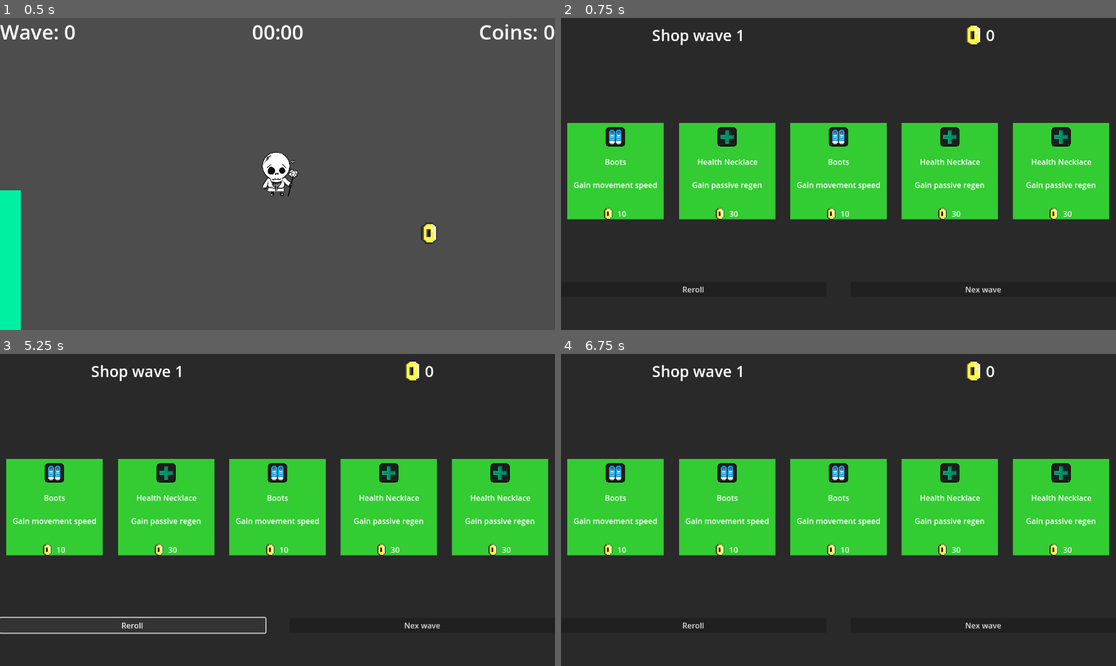
Above: before the commit, frames 1-4 (two rows, left to right).
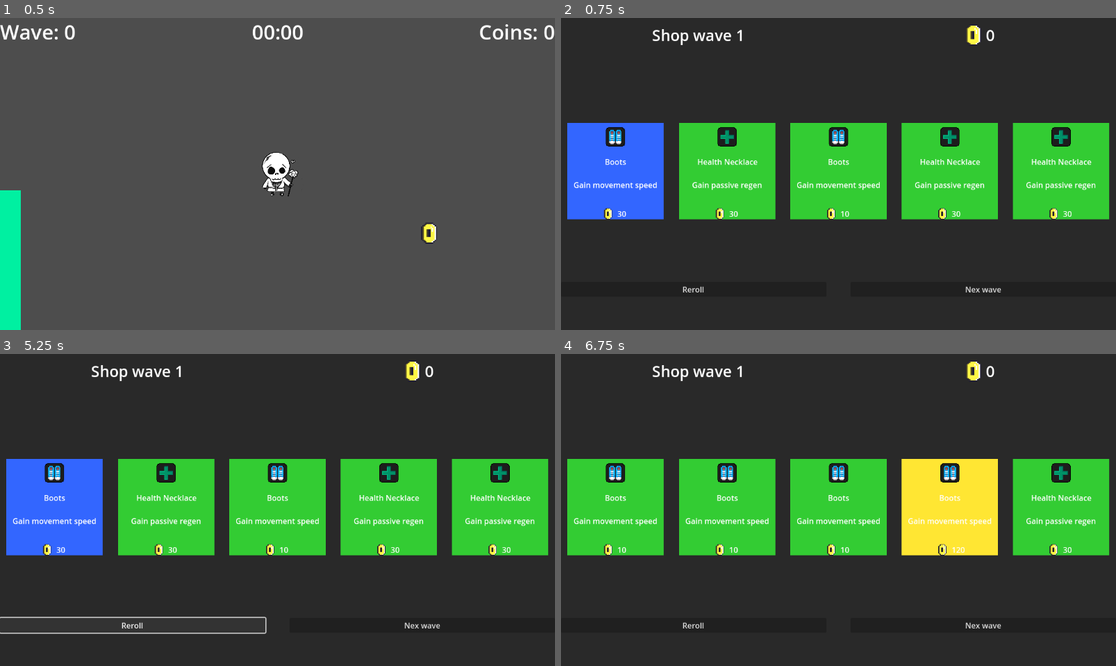
Above: after the commit, the same moments.

Repository: PoloLoveTaco/One-Month-Game-Jam
Game: Godot game, scene res://Scenes/test.tscn
Same seed, same stepped clock (60 frames per second), same inputs: the game is played once before the commit and once after it.
Inputs (mouse positions are in pixels of both pictures, inside the frame that each line leads up to):
- Up to frame 1 (0.5 s): no input
- Up to frame 2 (0.75 s): hold Right (right) from 0.53 s (still down); hold T (tmp) from 0.53 s (still down)
- Up to frame 3 (5.25 s): release Right (right) at 1.25 s; release T (tmp) at 1.25 s; click (61, 460) at 1.25 s; click (172, 460) at 2 s; click (283, 460) at 2.75 s; click (394, 460) at 3.5 s; click (505, 460) at 4.25 s; click "Reroll" at 5 s
- Up to frame 4 (6.75 s): click "Nex wave" at 5.75 s; tap Enter at 6.5 s; hold Down (down) from 6.53 s (still down); tap T (tmp) at 6.6 s

Frame 1 is identical in both runs. In frame 2, 5.1% of the frame differs, in the area x 1-19%, y 33-65%; in frame 3, 5.1%; in frame 4, 5.2%, in the area x 61-79%, y 33-65%.

Commit message:
+ upgrades

Diff:
--- a/Scenes/shop.tscn
+++ b/Scenes/shop.tscn
@@ -1,11 +1,14 @@
-[gd_scene load_steps=8 format=3 uid="uid://bevrq14voxgdi"]
+[gd_scene load_steps=11 format=3 uid="uid://bevrq14voxgdi"]
 
 [ext_resource type="Script" uid="uid://dilto30o4ij66" path="res://Scripts/shop.gd" id="1_fdj0q"]
 [ext_resource type="Script" uid="uid://ceatpya8csule" path="res://Scripts/upgrade_data.gd" id="2_k6jq0"]
 [ext_resource type="Resource" uid="uid://ds2ij55yopx6t" path="res://Scripts/Resources/ItemData/boots_commun.tres" id="3_3ps1r"]
 [ext_resource type="Resource" uid="uid://6amo8rdbcgme" path="res://Scripts/Resources/ItemData/health_necklace_commun.tres" id="4_3ps1r"]
+[ext_resource type="Resource" uid="uid://d4ccryp050cl8" path="res://Scripts/Resources/ItemData/boots_rare.tres" id="4_tyrku"]
 [ext_resource type="Texture2D" uid="uid://fwurp47bgqcb" path="res://Assets/coin.png" id="4_ymrm4"]
+[ext_resource type="Resource" uid="uid://ctsuxl0ehcmxo" path="res://Scripts/Resources/ItemData/boots_epic.tres" id="5_5xp22"]
 [ext_resource type="PackedScene" uid="uid://c7jqxbr2j6tsi" path="res://Scenes/shop_item.tscn" id="5_k6jq0"]
+[ext_resource type="Resource" uid="uid://d0uyy4sys06d4" path="res://Scripts/Resources/ItemData/boots_leg.tres" id="6_ow1eo"]
 
 [sub_resource type="StyleBoxFlat" id="StyleBoxFlat_0c07c"]
 bg_color = Color(0.16206557, 0.1620656, 0.16206548, 1)
@@ -19,7 +22,7 @@
 grow_horizontal = 2
 grow_vertical = 2
 script = ExtResource("1_fdj0q")
-possible_upgrades = Array[ExtResource("2_k6jq0")]([ExtResource("3_3ps1r"), ExtResource("4_3ps1r")])
+possible_upgrades = Array[ExtResource("2_k6jq0")]([ExtResource("3_3ps1r"), ExtResource("4_tyrku"), ExtResource("5_5xp22"), ExtResource("6_ow1eo"), ExtResource("4_3ps1r")])
 
 [node name="Panel" type="Panel" parent="."]
 layout_mode = 1
